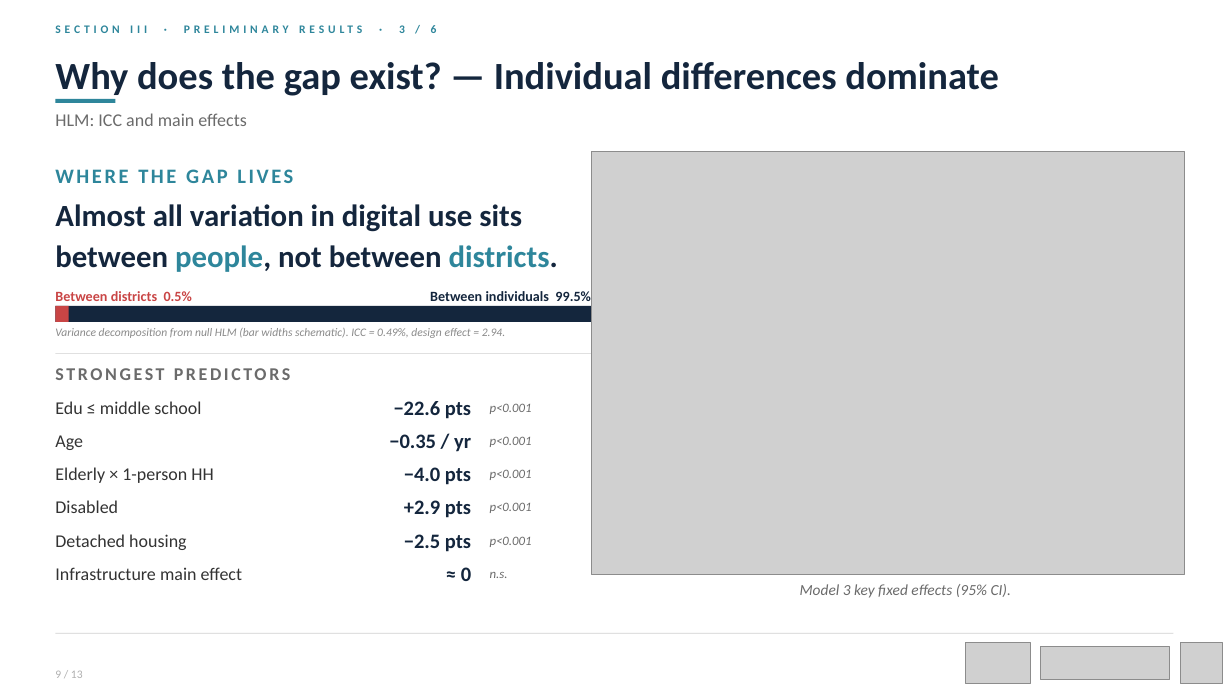
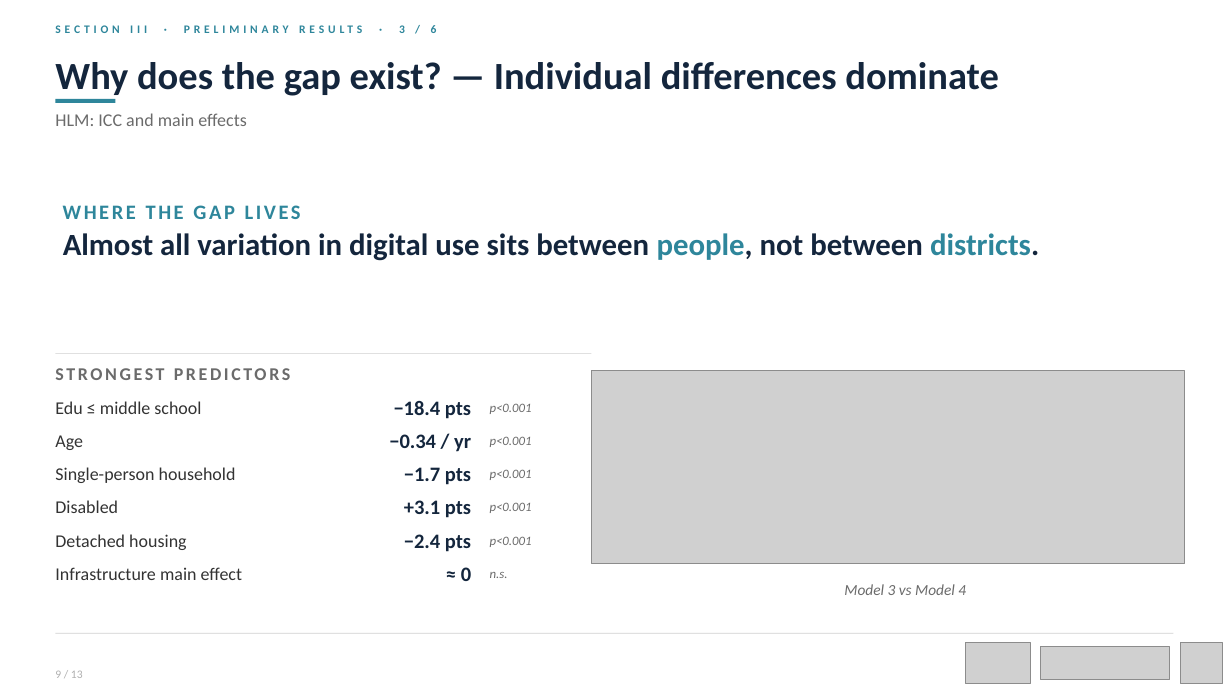
Before and after one commit to ITU-project-team/umc, a slide deck: slide 8 of ppt/HighFive_Step3_Submission.pptx (slide 9 before the commit). Drawn at 1232x693 pixels with LibreOffice and Linux fonts; fonts in the diff are those of the drawing; grey boxes stand for pictures. Boxes give left, top, right and bottom in pixels: in the first picture for what was removed or moved away, otherwise in the second. Text is boxed around its words. In the diff, an @@ line names an element or a change of style, - is before the commit and + after.

```diff
--- a/ppt/HighFive_Step3_Submission.pptx
+++ b/ppt/HighFive_Step3_Submission.pptx
@@ picture removed at box(592, 152, 1185, 575) @@
@@ text "WHERE THE GAP LIVES": place and size @@
-text "WHERE THE GAP LIVES" at box(55, 169, 293, 183)
+text "WHERE THE GAP LIVES" at box(63, 205, 301, 219)
@@ text "Almost all variation in digital ..." rewrapped from box(55, 204, 558, 272) to box(63, 233, 1039, 261) @@
@@ text removed at box(55, 291, 192, 301) @@
-Between districts 0.5%
@@ text removed at box(430, 291, 591, 301) @@
-Between individuals 99.5%
@@ rectangle removed at box(55, 306, 592, 322) @@
@@ rectangle removed at box(55, 306, 68, 322) @@
@@ text removed at box(55, 328, 505, 338) @@
-Variance decomposition from null HLM (bar widths schematic). ICC = 0.49%, design effect = 2.94.
@@ picture added at box(592, 371, 1185, 564) @@
@@ text at box(394, 401, 471, 419): text changed @@
-−22.6 pts
+−18.4 pts
@@ text at box(389, 434, 471, 452): text changed @@
-−0.35 / yr
+−0.34 / yr
@@ text at box(55, 467, 236, 483): text changed @@
-Elderly × 1-person HH
+Single-person household
@@ text at box(404, 467, 471, 485): text changed @@
-−4.0 pts
+−1.7 pts
@@ text at box(404, 500, 471, 518): text changed @@
-+2.9 pts
++3.1 pts
@@ text at box(404, 534, 471, 552): text changed @@
-−2.5 pts
+−2.4 pts
@@ text at box(844, 584, 966, 595): text changed @@
-Model 3 key fixed effects (95% CI).
+Model 3 vs Model 4
```
Also in this commit, not shown: 2 other slides changed, 1 slide removed, 39 other files.
